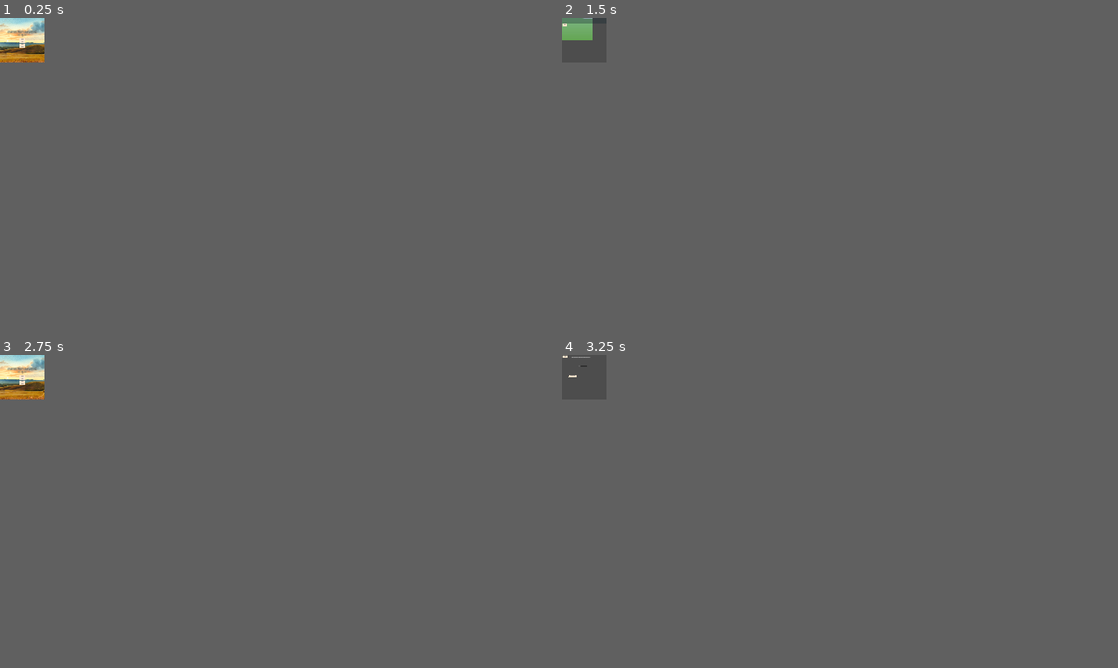
Above: before the commit, frames 1-4 (two rows, left to right).
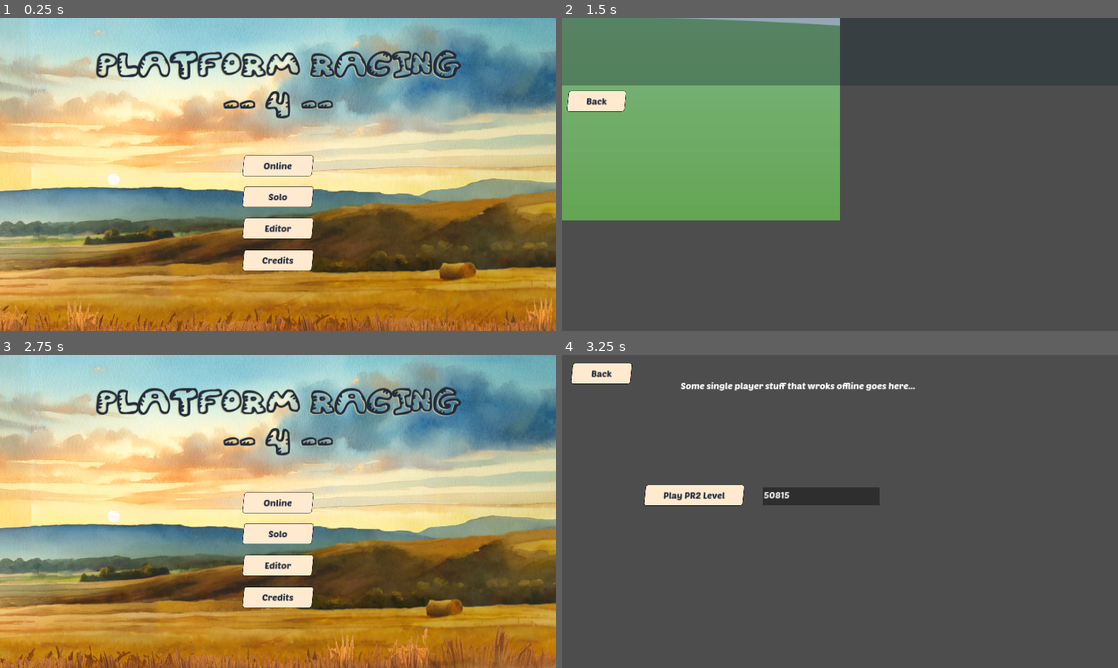
Above: after the commit, the same moments.

Repository: jacob-grahn/platform-racing-4
Game: Godot game, scene res://main/Main.tscn
The game is run twice, just before and just after one commit, with the same random seed, the same clock (stepped at 60 frames per second) and the same inputs.
Inputs:
- Up to frame 1 (0.25 s): no input
- Up to frame 2 (1.5 s): click "Solo" at 0.5 s; click "Play PR2 Level" at 1.25 s
- Up to frame 3 (2.75 s): click "Back" at 2 s
- Up to frame 4 (3.25 s): click "Solo" at 2.75 s
In our replay, the window is 64x64 before the commit and 800x450 after it. These sizes can differ from the game's own. Grey fills any space a smaller window leaves; there, only what the larger window draws over its background counts as a difference.

The runs differ from the first frame. In frame 1, 93% of the frame differs, in the area x 0-100%, y 0-100%; in frame 2, 32%; in frame 3, 93%; in frame 4, 3.6%.

Commit message:
Fix playtest crash and scaling problem

Diff:
--- a/client/game_client/GameClient.gd
+++ b/client/game_client/GameClient.gd
@@ -30,11 +30,14 @@
 var now_editing_panel: Node2D = null
 var layers: Node2D = null
 var editor_cursors: Node2D = null
+var is_scale_multiple_instances = false
 
 func _ready() -> void:
 	connect_timer.timeout.connect(_attempt_connect)
 	cursor_timer.timeout.connect(_send_cursor_update)
-	allow_multiple_instances()
+
+	if is_scale_multiple_instances:
+		scale_multiple_instances()
 
 func _on_connect_editor() -> void:
 	popup_panel = $"../EDITOR/UI/PopupPanel"
@@ -97,7 +100,7 @@
 	socket = null
 
 func _send_cursor_update() -> void:
-	if is_live_editing and layers:
+	if is_live_editing && layers && is_instance_valid(layers):
 		var layer: ParallaxBackground = layers.get_node(layers.get_target_layer())
 		if !layer:
 			return
@@ -157,13 +160,13 @@
 
 
 func _process(delta: float) -> void:
-	if layers:
+	if layers && is_instance_valid(layers):
 		var layer: ParallaxBackground = layers.get_node(layers.get_target_layer())
 		if layer:
 			var tilemap: TileMap = layer.get_node("TileMap")
 			var camera: Camera2D = get_viewport().get_camera_2d()
 			var mouse_position = tilemap.get_local_mouse_position() + camera.get_screen_center_position() - (camera.get_screen_center_position() * (1/layer.follow_viewport_scale))
-			if editor_cursors:
+			if editor_cursors && is_instance_valid(editor_cursors):
 				editor_cursors.update_cursor_position_local(mouse_position, Session.get_current_block_id())
 
 	# only proceed if socket exists
@@ -192,13 +195,13 @@
 				if is_live_editing:
 					return
 
-				if popup_panel && parsed_packet.id == Session.get_username():
+				if popup_panel && is_instance_valid(popup_panel) && parsed_packet.id == Session.get_username():
 					popup_panel.initialize("Room not found", "Room: " + parsed_packet.room)
 			elif parsed_packet.error_message == "RoomExistsErrorMessage":
 				if is_live_editing:
 					return
 
-				if popup_panel && parsed_packet.id == Session.get_username():
+				if popup_panel && is_instance_valid(popup_panel) && parsed_packet.id == Session.get_username():
 					popup_panel.initialize("Room already exists", "Room: " + parsed_packet.room)
 
 			if parsed_packet.module == "ResponseEditorModule":
@@ -213,15 +216,15 @@
 				Editor.current_level = level_data
 				emit_signal("request_editor_load")
 
-				if now_editing_panel:
+				if now_editing_panel && is_instance_valid(now_editing_panel):
 					now_editing_panel.join_room(parsed_packet.room, cached_member_id_list, cached_host_id)
 
-				if editor_cursors:
+				if editor_cursors && is_instance_valid(editor_cursors):
 					for member_id in cached_member_id_list:
 						editor_cursors.add_new_cursor(member_id)
 					cached_member_id_list.clear()
 
-				if popup_panel:
+				if popup_panel && is_instance_valid(popup_panel):
 					popup_panel.initialize("Join Success", "You have successfully joined the room: " + parsed_packet.room)
 			elif parsed_packet.module == "RequestEditorModule":
 				if !is_host:
@@ -248,10 +251,10 @@
 				}
 				send_queue.push_back(data)
 			elif parsed_packet.module == "JoinSuccessModule":
-				if now_editing_panel:
+				if now_editing_panel && is_instance_valid(now_editing_panel):
 					now_editing_panel.add_member(parsed_packet.id)
 				if is_host or parsed_packet.id != Session.get_username():
-					if !editor_cursors:
+					if !editor_cursors || !is_instance_valid(editor_cursors):
 						return
 
 					for member_id in parsed_packet.member_id_list:
@@ -284,10 +287,10 @@
 				is_host = true
 				var member_id_list: Array[String] = [parsed_packet.id]
 
-				if now_editing_panel:
+				if now_editing_panel && is_instance_valid(now_editing_panel):
 					now_editing_panel.join_room(parsed_packet.room, member_id_list, parsed_packet.id)
 
-				if popup_panel && parsed_packet.id == Session.get_username():
+				if popup_panel && is_instance_valid(popup_panel) && parsed_packet.id == Session.get_username():
 					popup_panel.initialize("Host Success", "You have successfully hosted the room: " + parsed_packet.room)
 			elif parsed_packet.module == "EditorModule":
 				if Session.get_current_scene_name() != "EDITOR":
@@ -302,13 +305,13 @@
 				for member_id in parsed_packet.member_id_list:
 					member_id_list.append(member_id)
 
-					if editor_cursors:
+					if editor_cursors && is_instance_valid(editor_cursors):
 						editor_cursors.add_new_cursor(member_id)
 
-				if now_editing_panel:
+				if now_editing_panel && is_instance_valid(now_editing_panel):
 					now_editing_panel.join_room(parsed_packet.room, member_id_list, parsed_packet.host_id)
 			elif parsed_packet.module == "CursorEditorModule":
-				if editor_cursors:
+				if editor_cursors && is_instance_valid(editor_cursors):
 					var cursor_update = parsed_packet.cursor_update
 					editor_cursors.update_cursor_position_remote(
 						parsed_packet.id,
@@ -336,7 +339,7 @@
 		for packet in edit_event_buffer:
 			emit_signal("receive_level_event", packet)
 
-func allow_multiple_instances():
+func scale_multiple_instances():
 	var screen_count = 3
 
 	for i in screen_count:
